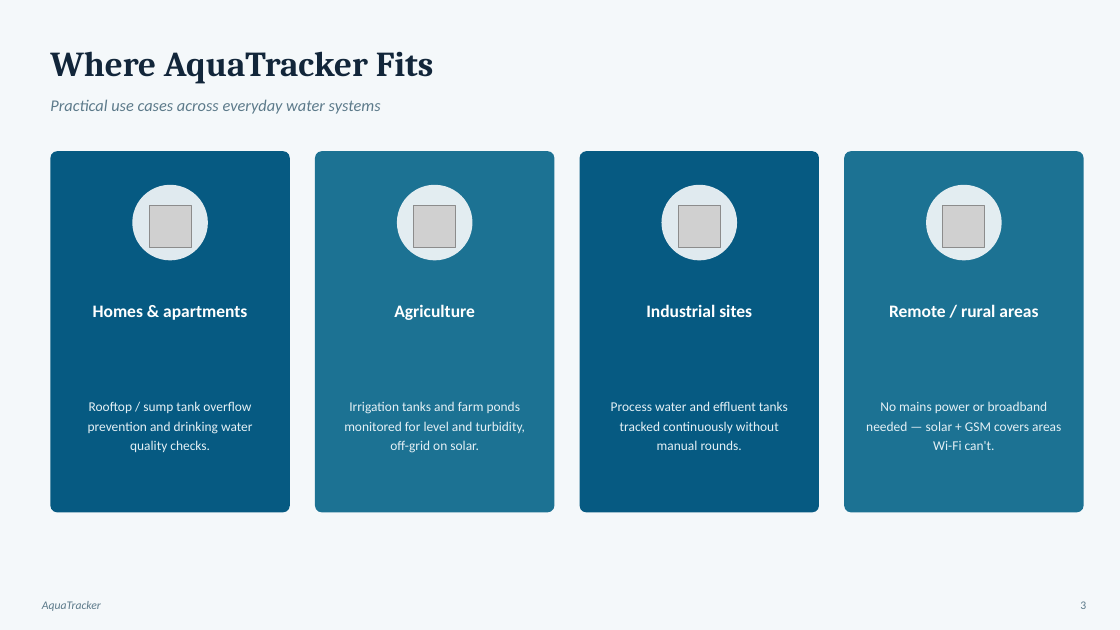
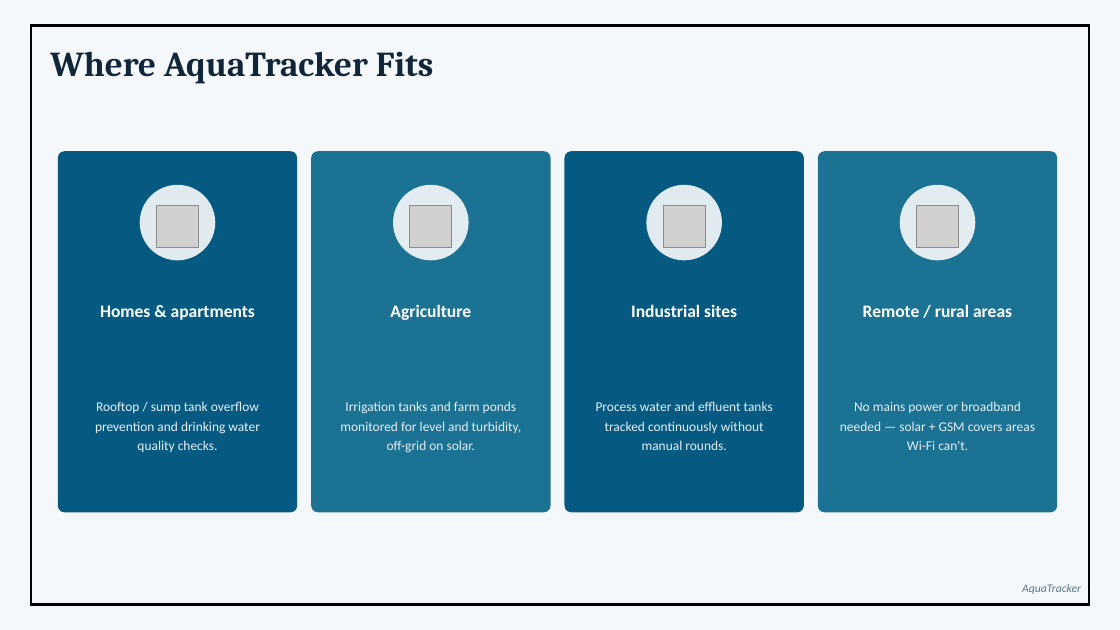
Before and after one commit to RahulR-007/AquaTracker, a slide deck: slide 3 of docs/presentations/AquaTracker_Presentation.pptx. Drawn at 1120x630 pixels with LibreOffice and Linux fonts; fonts in the diff are those of the drawing; grey boxes stand for pictures. Boxes give left, top, right and bottom in pixels: in the first picture for what was removed or moved away, otherwise in the second. Text is boxed around its words. In the diff, an @@ line names an element or a change of style, - is before the commit and + after.

```diff
--- a/docs/presentations/AquaTracker_Presentation.pptx
+++ b/docs/presentations/AquaTracker_Presentation.pptx
@@ rectangle added at bbox=[31, 26, 1090, 605], outline #000000 2.25 pt @@
@@ text removed at bbox=[50, 99, 381, 114] @@
-Practical use cases across everyday water systems
@@ 2 texts, 1 rounded rectangle: place and size @@
-2 texts, 1 rounded rectangle at bbox=[50, 151, 290, 513]
+2 texts, 1 rounded rectangle at bbox=[58, 151, 297, 513]
@@ 2 texts, 1 ellipse, 1 rounded rectangle: place and size @@
-2 texts, 1 ellipse, 1 rounded rectangle at bbox=[315, 151, 555, 513]
+2 texts, 1 ellipse, 1 rounded rectangle at bbox=[311, 151, 550, 513]
@@ ellipse: place and size @@
-ellipse at bbox=[132, 185, 208, 260]
+ellipse at bbox=[139, 185, 215, 260]
@@ picture: place and size @@
-picture at bbox=[149, 206, 191, 248]
+picture at bbox=[156, 206, 198, 248]
@@ 2 texts, 1 picture, 1 rounded rectangle, 1 ellipse: place and size @@
-2 texts, 1 picture, 1 rounded rectangle, 1 ellipse at bbox=[580, 151, 819, 513]
+2 texts, 1 picture, 1 rounded rectangle, 1 ellipse at bbox=[565, 151, 804, 513]
@@ 2 texts, 1 picture, 1 rounded rectangle, 1 ellipse: place and size @@
-2 texts, 1 picture, 1 rounded rectangle, 1 ellipse at bbox=[844, 151, 1084, 513]
+2 texts, 1 picture, 1 rounded rectangle, 1 ellipse at bbox=[818, 151, 1058, 513]
@@ text "AquaTracker": place and size @@
-text "AquaTracker" at bbox=[42, 601, 101, 611]
+text "AquaTracker" at bbox=[1022, 584, 1081, 594]
@@ text removed at bbox=[1080, 601, 1086, 609] @@
-3
```
Also in this commit, not shown: 10 other slides changed, 1 slide added, 1 slide removed, 2 other files.
